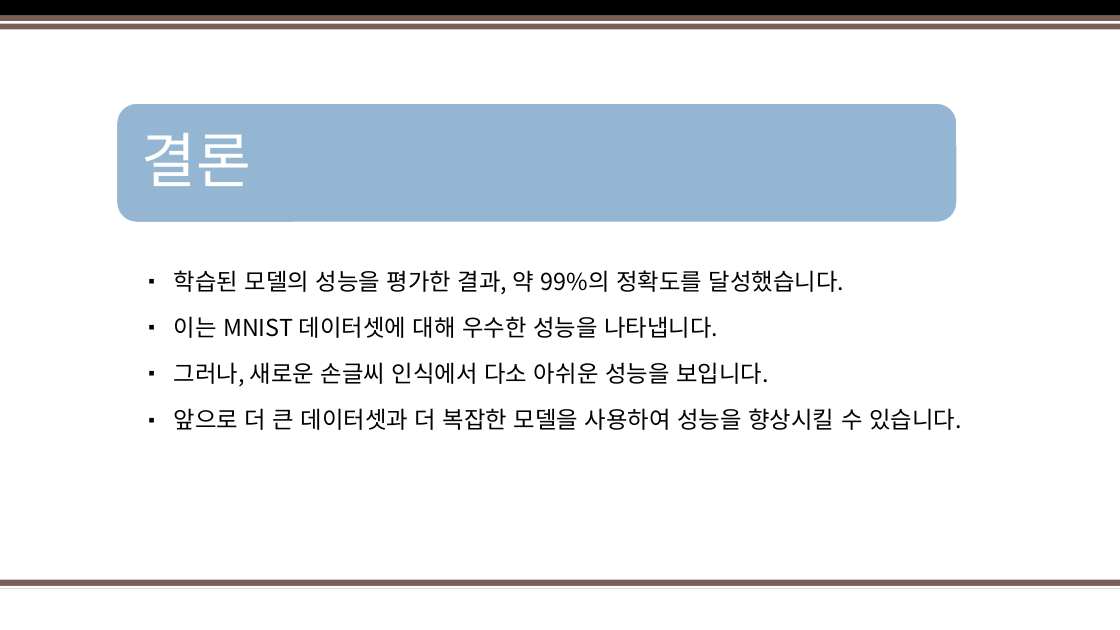
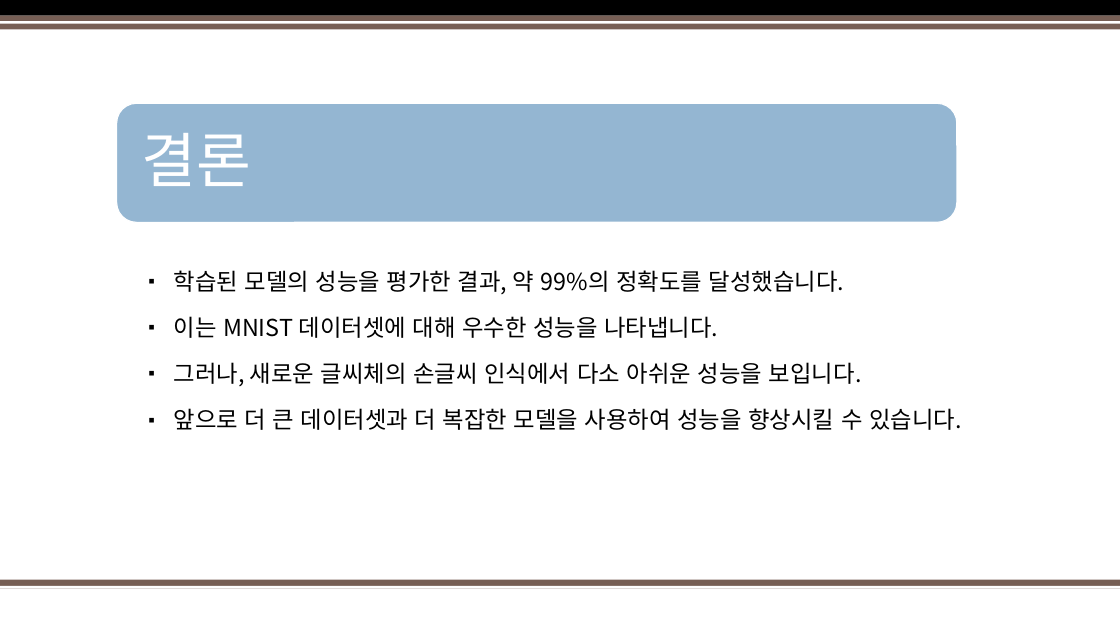
Before and after one commit to Jeong-Seongwon/portfolio, a slide deck: slide 18 of mnist/Portfolio.pptx. Drawn at 1120x630 pixels with LibreOffice and Linux fonts; fonts in the diff are those of the drawing; background and template pictures are left out. Boxes give left, top, right and bottom in pixels: in the first picture for what was removed or moved away, otherwise in the second. Text is boxed around its words. In the diff, an @@ line names an element or a change of style, - is before the commit and + after.

```diff
--- a/mnist/Portfolio.pptx
+++ b/mnist/Portfolio.pptx
@@ text at [174,362,862,386]: text changed @@
-▪ 그러나, 새로운 손글씨 인식에서 다소 아쉬운 성능을 보입니다.
+▪ 그러나, 새로운 글씨체의 손글씨 인식에서 다소 아쉬운 성능을 보입니다.
```
Also in this commit, not shown: 1 other slide changed.
